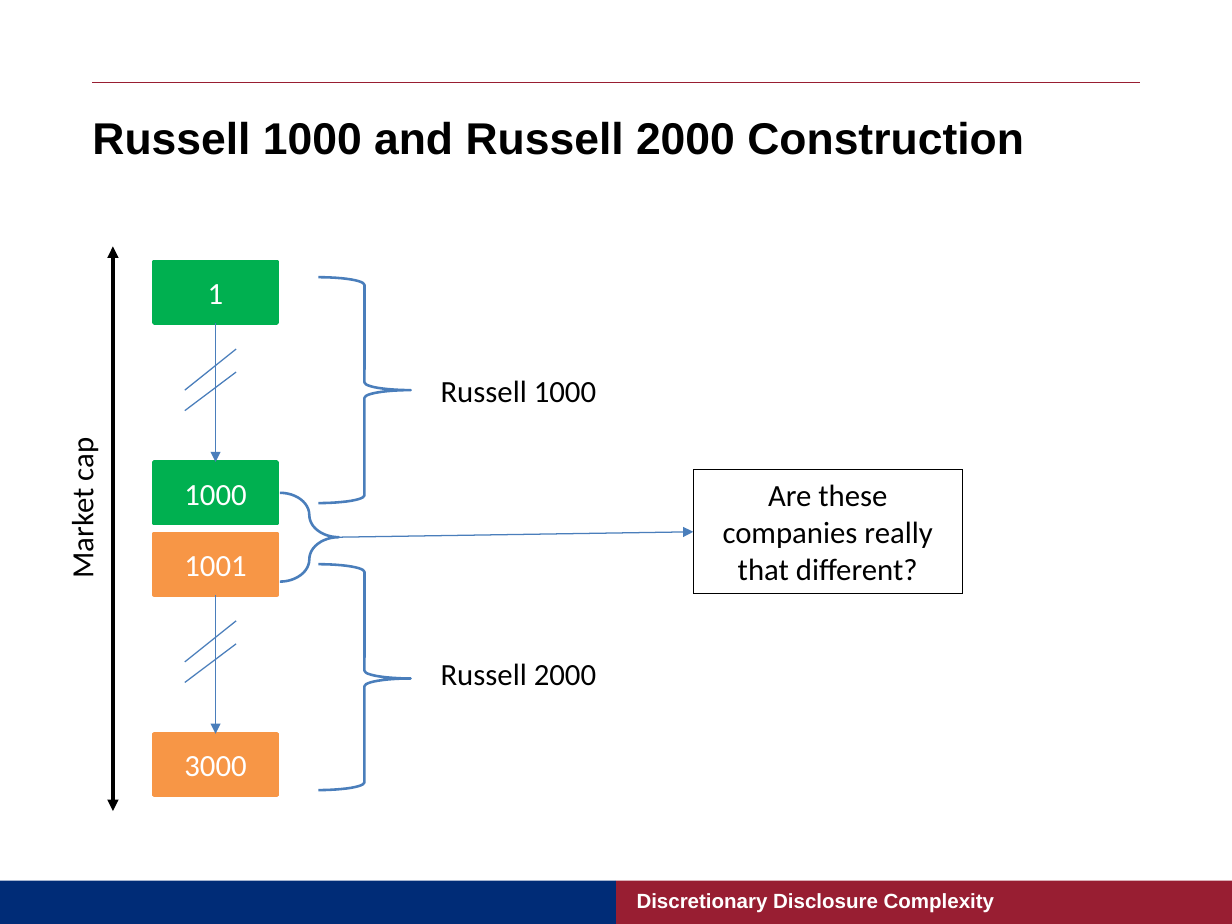
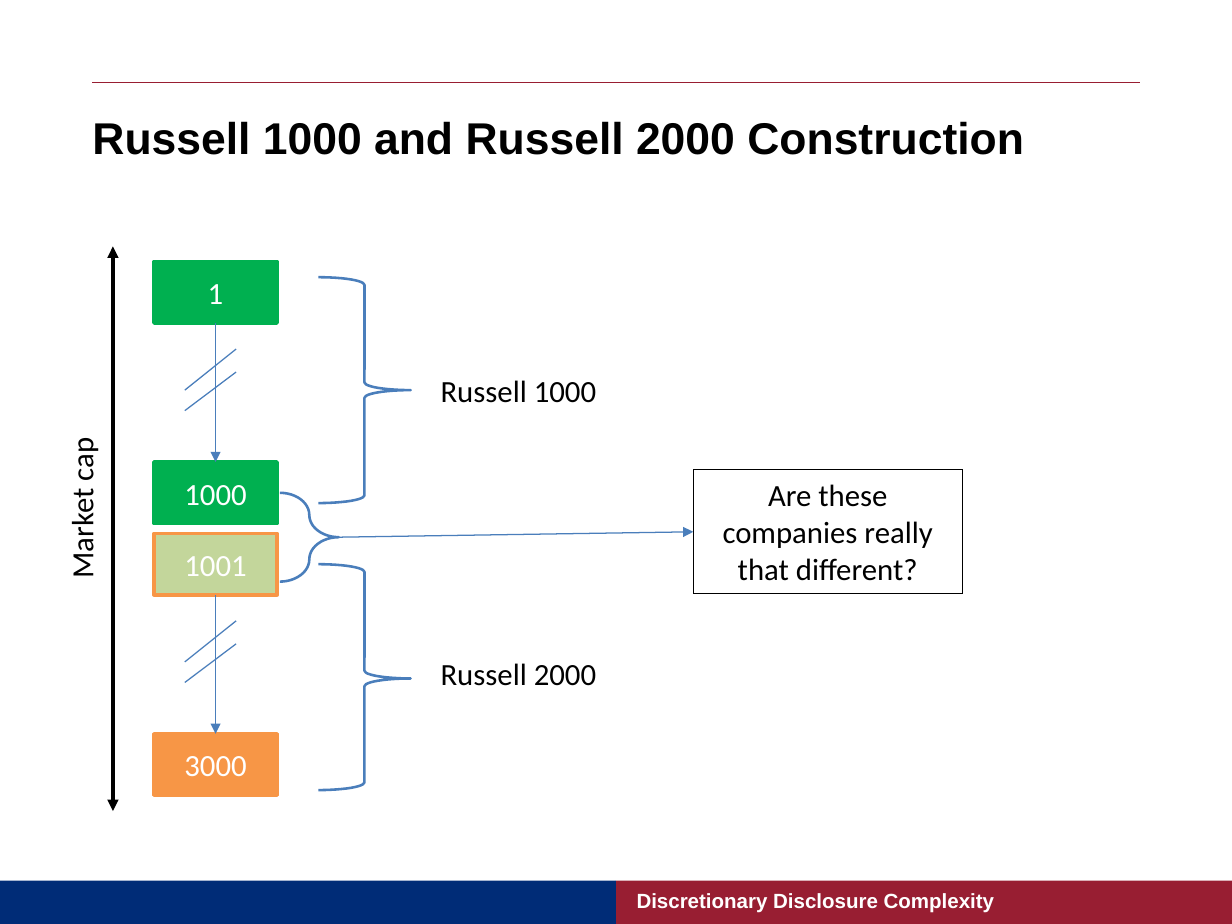
Before and after one commit to mixerupper/empirical_design_capstone, a slide deck: slide 6 of presentation/ACCT 930 - Capstone - Copy.pptx. Drawn at 1232x924 pixels with LibreOffice and Linux fonts; fonts in the diff are those of the drawing. Boxes give left, top, right and bottom in pixels: in the first picture for what was removed or moved away, otherwise in the second. Text is boxed around its words. In the diff, an @@ line names an element or a change of style, - is before the commit and + after.

```diff
--- a/presentation/ACCT 930 - Capstone - Copy.pptx
+++ b/presentation/ACCT 930 - Capstone - Copy.pptx
@@ rectangle "1001" at bbox=[154, 533, 277, 595]: fill #F79646 to #C3D69B @@
```
Also in this commit, not shown: 3 slides added.
